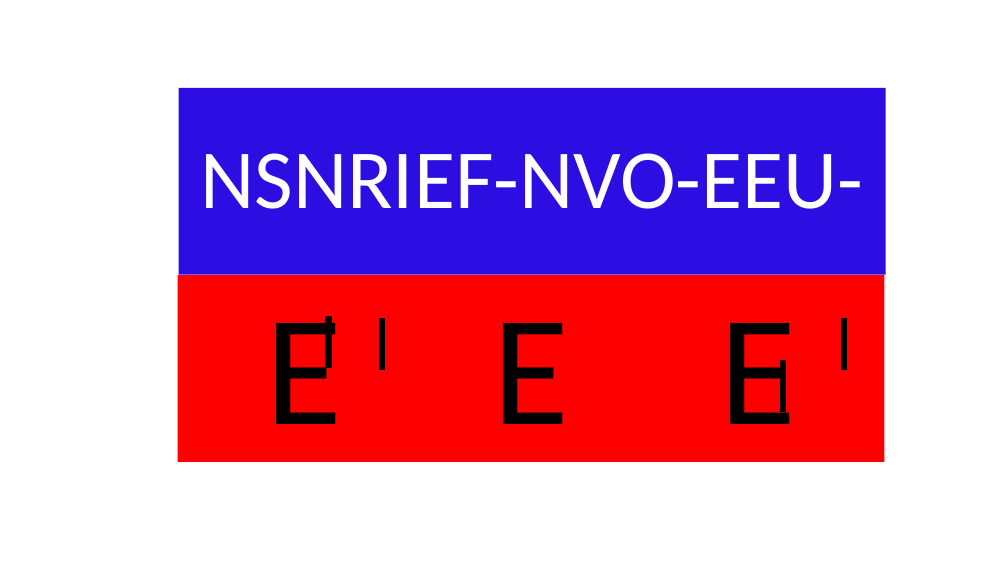
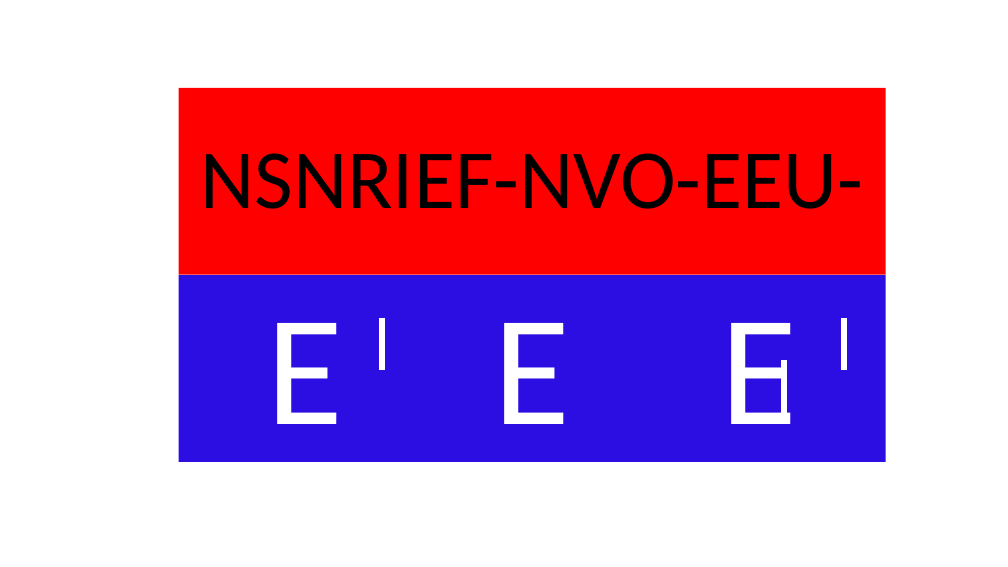
Before and after one commit to Jason-CKY/Morse-Decoder-GUI, a slide deck: slide 1 of Game_Resources/Riddles_Blue_Red.pptx. Drawn at 1008x567 pixels with LibreOffice and Linux fonts; fonts in the diff are those of the drawing. Boxes give left, top, right and bottom in pixels: in the first picture for what was removed or moved away, otherwise in the second. Text is boxed around its words. In the diff, an @@ line names an element or a change of style, - is before the commit and + after.

```diff
--- a/Game_Resources/Riddles_Blue_Red.pptx
+++ b/Game_Resources/Riddles_Blue_Red.pptx
@@ title "NSNRIEF-NVO-EEU-" at box(178, 88, 885, 274): text colour #FFFFFF to #000000; fill #2C0EE2 to #FF0000 @@
@@ rectangle "E E E" at box(178, 275, 885, 462): text colour #000000 to #FFFFFF; fill #FF0000 to #2C0EE2 @@
@@ line removed from (329, 316) to (329, 368) @@
@@ line (382, 318) - (382, 371): stroke #000000 6 pt to #FFFFFF 6 pt @@
@@ line (845, 318) - (845, 371): stroke #000000 6 pt to #FFFFFF 6 pt @@
@@ line (784, 361) - (784, 413): stroke #000000 6 pt to #FFFFFF 6 pt @@
```
Also in this commit, not shown: 4 other files.
